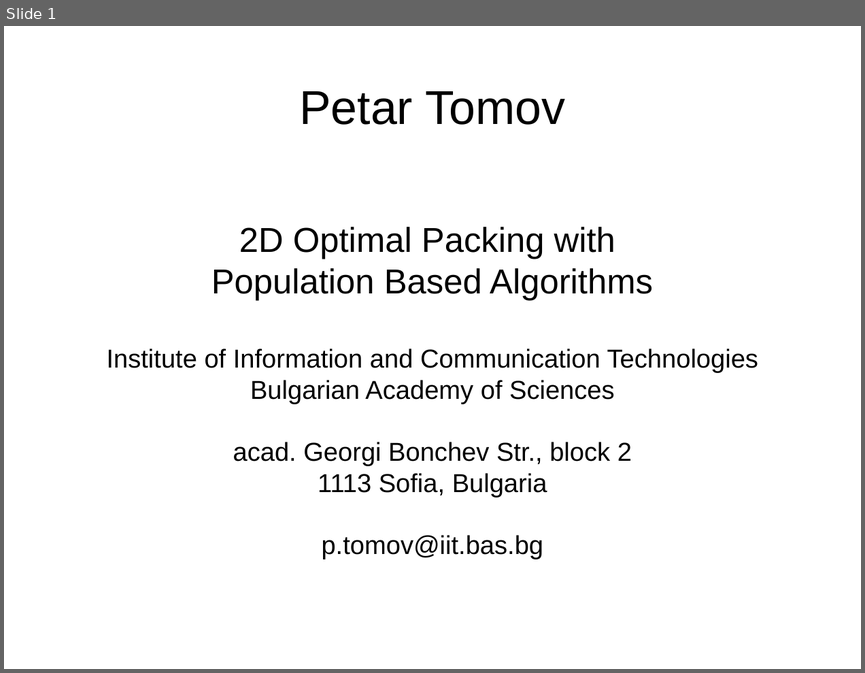
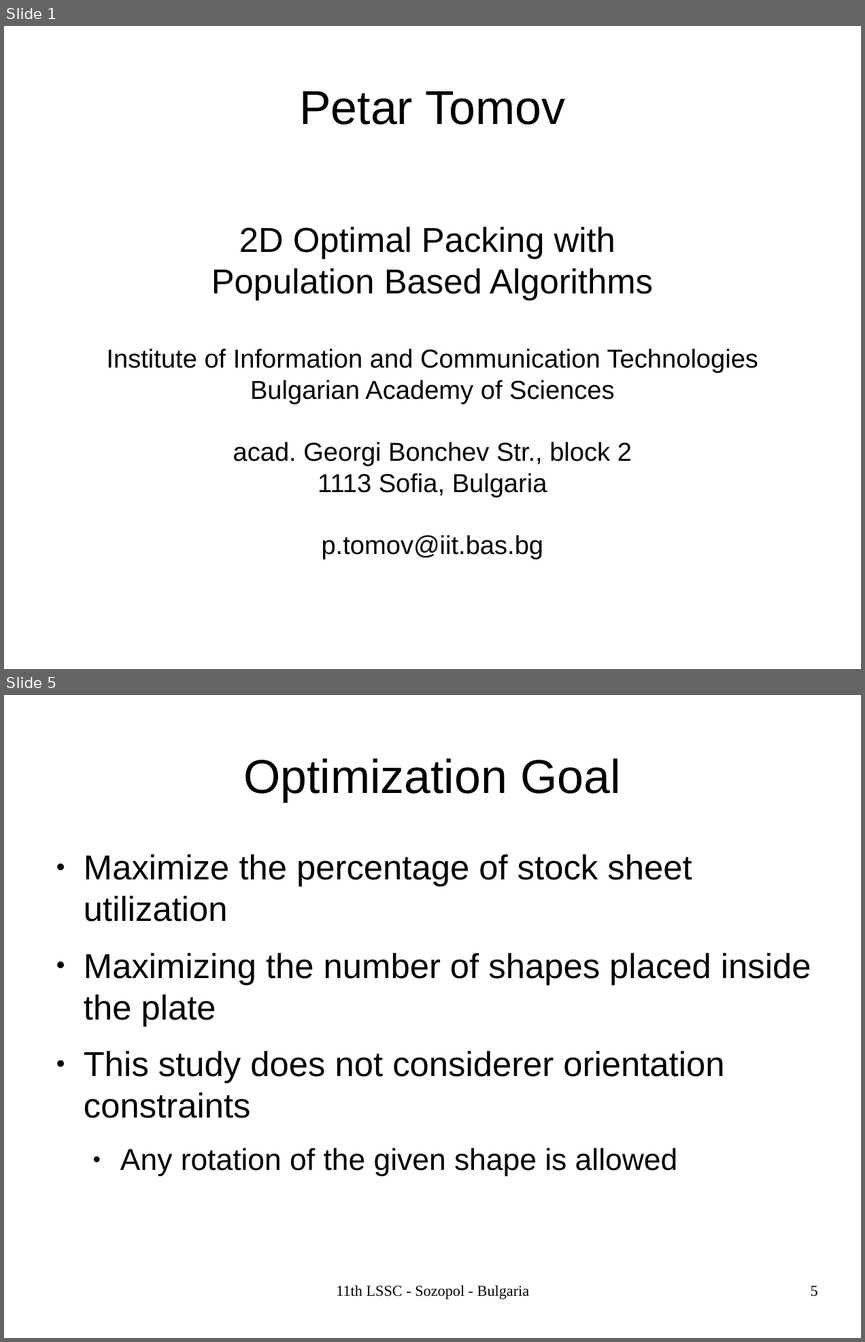
Before and after one commit to TodorBalabanov/Large-Scale-Scientific-Computations-2017, a slide deck: 2dOptimalCuttingWithPopulationBasedAlgorithms.odp. Shown one above the other, each under a label of ours: slide 1 before the commit, slides 1 and 5 after it; the slides between them are not shown. The pictures are 865x673 and 865x1342 pixels, drawn with LibreOffice and Linux fonts; fonts in the diff are those of the drawing; background and template pictures are left out. Boxes give left, top, right and bottom in pixels: in the first picture for what was removed or moved away, otherwise in the second. Text is boxed around its words. In the diff, an @@ line names an element or a change of style, - is before the commit and + after.

```diff
--- a/2dOptimalCuttingWithPopulationBasedAlgorithms.odp
+++ b/2dOptimalCuttingWithPopulationBasedAlgorithms.odp
@@ slide 5 added at (4, 695, 861, 1338), background picture (left out) @@
@@ title added at (243, 758, 620, 802), 44 pt, text #000000 @@
+Optimization Goal
@@ text added at (84, 854, 811, 1176), 32 pt, text #000000 @@
+● Maximize the percentage of stock sheet utilization
+● Maximizing the number of shapes placed inside the plate
+● This study does not considerer orientation constraints
+  ● Any rotation of the given shape is allowed
@@ text added at (336, 1285, 530, 1299), 14 pt, text #000000 @@
+11th LSSC - Sozopol - Bulgaria
@@ page number added at (810, 1285, 818, 1296), 14 pt, text #000000 @@
+5
```
Also in this commit, not shown: 2 other slides changed, 17 other slides added, 1 other file.
